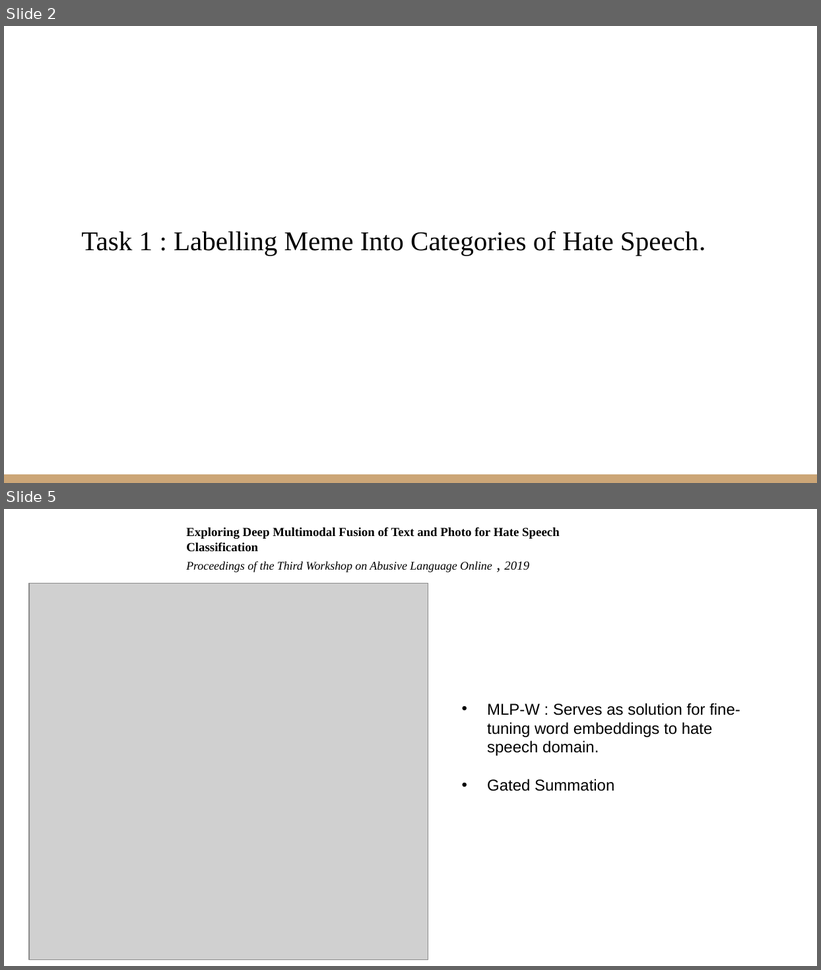
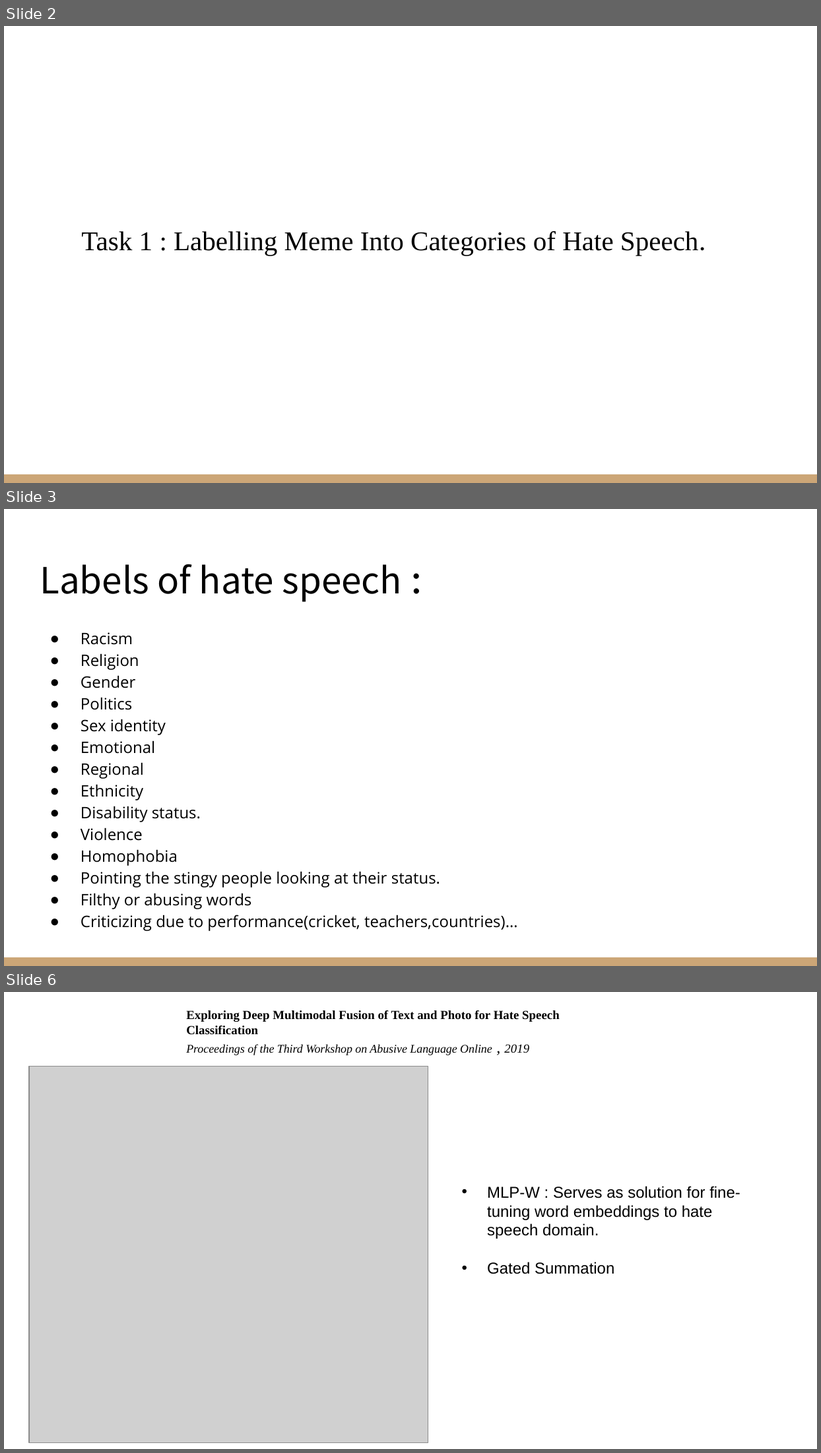
Before and after one commit to VarunBohara/Mini-Project-Documents, a slide deck: Literature Survey 2.pptx. Shown one above the other, each under a label of ours: slides 2 and 5 before the commit, slides 2, 3 and 6 after it; the slides between them are not shown. The pictures are 821x970 and 821x1453 pixels, drawn with LibreOffice and Linux fonts; fonts in the diff are those of the drawing; grey boxes stand for pictures. Boxes give left, top, right and bottom in pixels: in the first picture for what was removed or moved away, otherwise in the second. Text is boxed around its words. In the diff, an @@ line names an element or a change of style, - is before the commit and + after.

```diff
--- a/Literature Survey 2.pptx
+++ b/Literature Survey 2.pptx
@@ slide 3 added at (4, 509, 817, 966), background #FFFFFF; not listed: 1 template element that a slide beside it also shows @@
@@ title added at (40, 564, 401, 602), 32 pt, text #000000 @@
+Labels of hate speech :
@@ text added at (81, 632, 517, 931), 14 pt, text #000000 @@
+● Racism
+● Religion
+● Gender
+● Politics
+● Sex identity
+● Emotional
+● Regional
+● Ethnicity
+● Disability status.
+● Violence
+● Homophobia
+● Pointing the stingy people looking at their status.
+● Filthy or abusing words
+● Criticizing due to performance(cricket, teachers,countries)…
@@ what was slide 5 is now slide 6 @@
```
Also in this commit, not shown: 2 other slides added, 2 slides removed.
